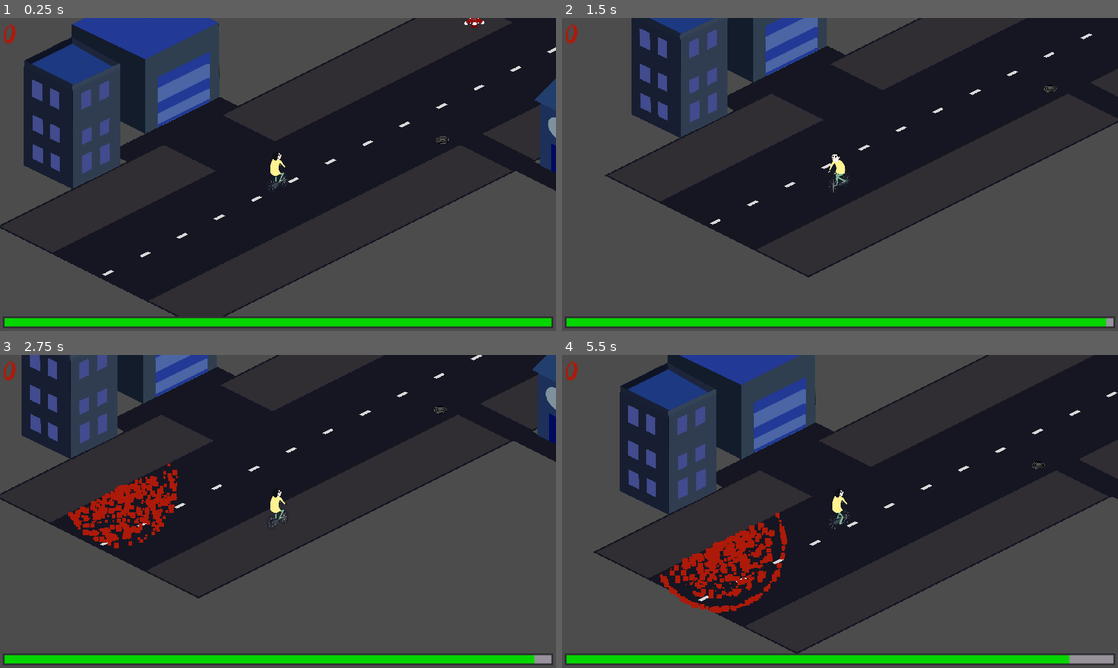
Above: before the commit, frames 1-4 (two rows, left to right).
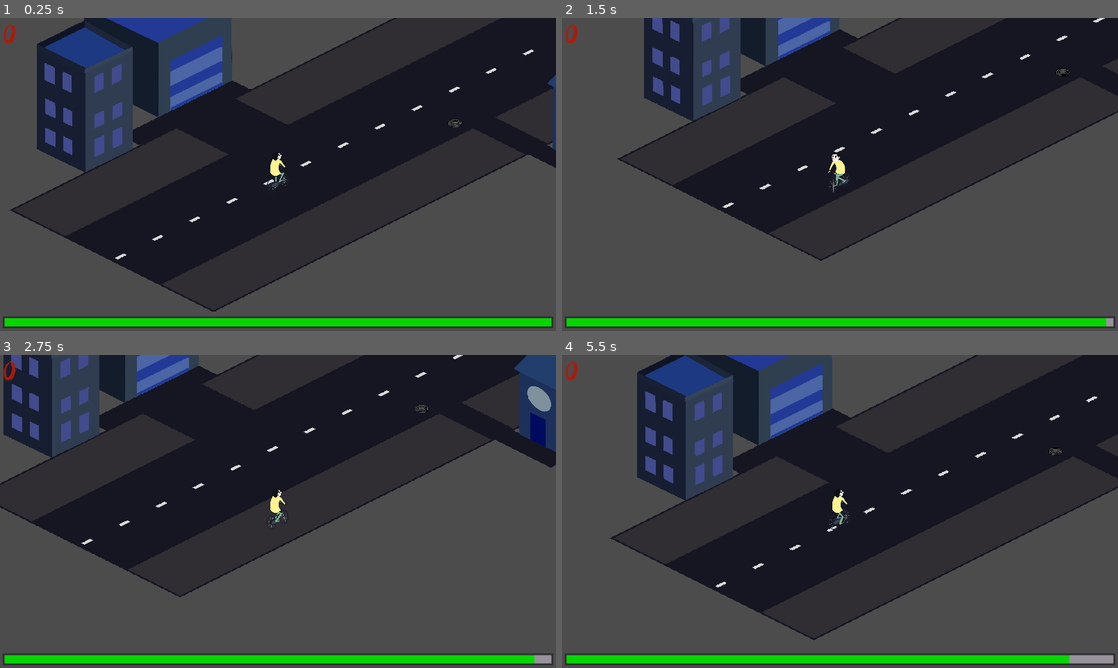
Above: after the commit, the same moments.

Repository: Merliin42/Ludum-Dare-46
Game: Godot game, scene res://Scenes/Main.tscn
Two runs of this game, one before a commit and one after it. Both use one fixed random seed, a clock stepped at 60 frames per second and the inputs below.
Inputs:
- Up to frame 1 (0.25 s): no input
- Up to frame 2 (1.5 s): tap Enter (ui_accept) at 0.5, 0.77 s; hold D (ui_right) 0.53-1.28 s; hold S (speed_down) from 1.28 s (still down)
- Up to frame 3 (2.75 s): tap Enter (ui_accept) at 1.52 s; release S (speed_down) at 2.03 s; hold D (ui_right) from 2.03 s (still down)
- Up to frame 4 (5.5 s): release D (ui_right) at 2.78 s; hold Z (speed_up) 2.78-3.53 s; tap Enter (ui_accept) at 3.02, 3.77, 4.52 s; hold Q (ui_left) 3.53-5.03 s; hold S (speed_down) from 5.03 s (still down)

The runs differ from the first frame. In frame 1, 25% of the frame differs, in the area x 0-100%, y 0-96%; in frame 2, 19%; in frame 3, 18%; in frame 4, 21%.

Commit message:
Collision du personnage

Diff:
--- a/Scenes/Character.tscn
+++ b/Scenes/Character.tscn
@@ -13,6 +13,9 @@
 [ext_resource path="res://Assets/Character/forward/forward4.png" type="Texture" id=11]
 [ext_resource path="res://Assets/Character/forward/forward5.png" type="Texture" id=12]
 [ext_resource path="res://Assets/Character/forward/forward2.png" type="Texture" id=13]
+
+[sub_resource type="RectangleShape2D" id=3]
+extents = Vector2( 56, 24 )
 
 [sub_resource type="SpriteFrames" id=1]
 animations = [ {
@@ -30,46 +33,41 @@
 [sub_resource type="RectangleShape2D" id=2]
 extents = Vector2( 64, 80 )
 
-[sub_resource type="RectangleShape2D" id=3]
-extents = Vector2( 64, 80 )
-
 [node name="Character" type="KinematicBody2D"]
 position = Vector2( 104, 1000 )
 collision_layer = 32
 script = ExtResource( 2 )
-__meta__ = {
-"_edit_group_": true
-}
+
+[node name="CollisionShape2D" type="CollisionShape2D" parent="."]
+position = Vector2( 8, 48 )
+shape = SubResource( 3 )
 
 [node name="AnimatedSprite" type="AnimatedSprite" parent="."]
 frames = SubResource( 1 )
 animation = "backward"
-frame = 3
+frame = 2
 playing = true
-
-[node name="CollisionShape2D" type="CollisionShape2D" parent="."]
-shape = SubResource( 2 )
 
 [node name="TrapsDetector" type="Area2D" parent="."]
 collision_layer = 0
 collision_mask = 2
 
 [node name="CollisionShape2D" type="CollisionShape2D" parent="TrapsDetector"]
-shape = SubResource( 3 )
+shape = SubResource( 2 )
 
 [node name="ChildDetector" type="Area2D" parent="."]
 collision_layer = 0
 collision_mask = 4
 
 [node name="CollisionShape2D" type="CollisionShape2D" parent="ChildDetector"]
-shape = SubResource( 3 )
+shape = SubResource( 2 )
 
 [node name="PennywiseDetector" type="Area2D" parent="."]
 collision_layer = 0
 collision_mask = 8
 
 [node name="CollisionShape2D" type="CollisionShape2D" parent="PennywiseDetector"]
-shape = SubResource( 3 )
+shape = SubResource( 2 )
 
 [node name="Camera2D" type="Camera2D" parent="."]
 current = true
--- a/Scenes/Main.tscn
+++ b/Scenes/Main.tscn
@@ -13,7 +13,7 @@
 position = Vector2( 37, 21 )
 
 [node name="Character" parent="." instance=ExtResource( 2 )]
-position = Vector2( 1324.15, 2243.85 )
+position = Vector2( 1280.62, 2300.93 )
 scale = Vector2( 0.5, 0.5 )
 
 [node name="GUI" parent="." instance=ExtResource( 6 )]
